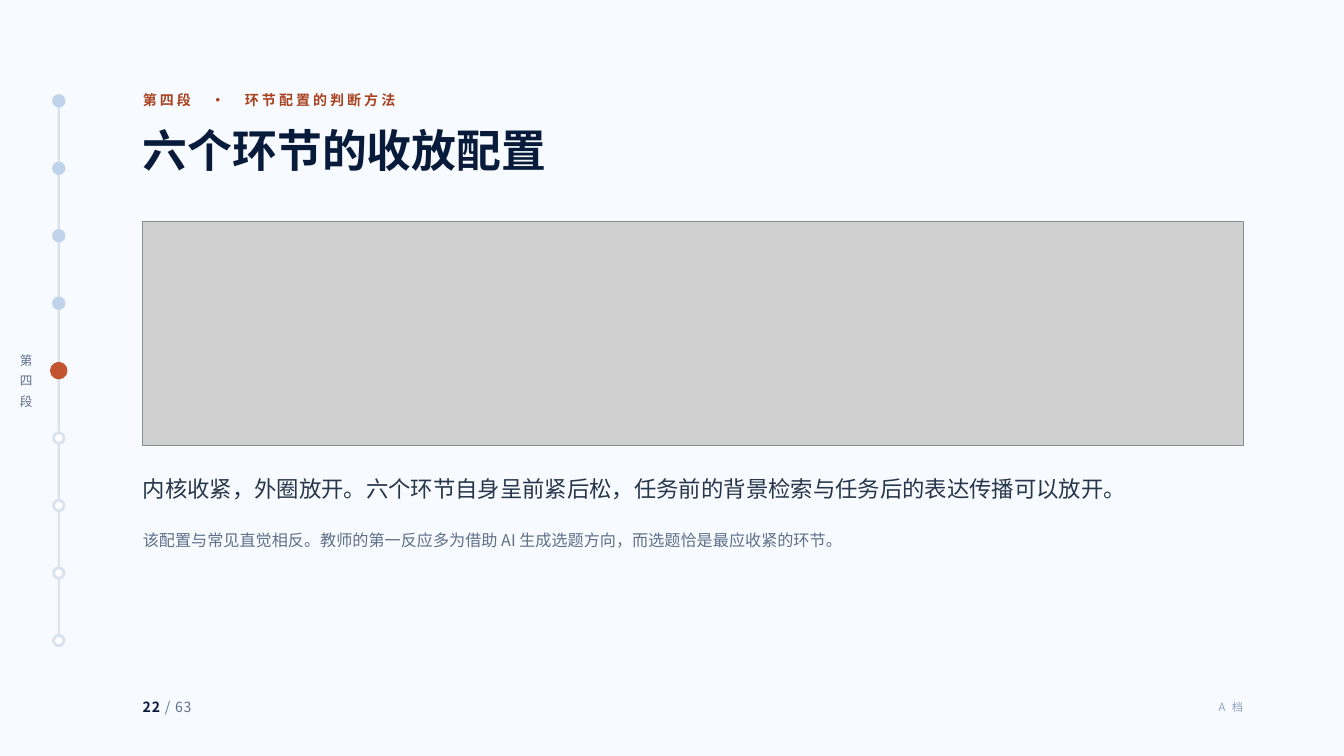
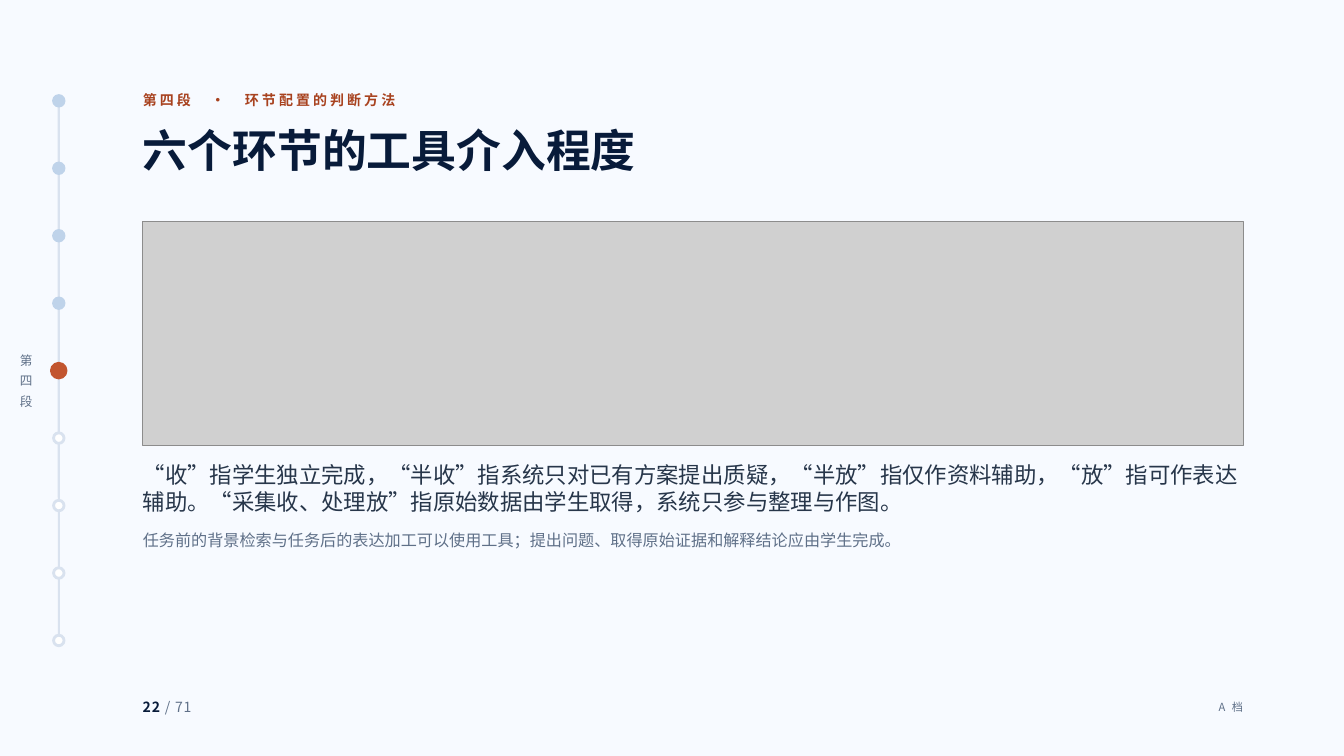
Before and after one commit to tonyxinvip/slides, a slide deck: slide 22 of comprehensive-practice-ai/做中学与综合实践活动.pptx. Drawn at 1344x756 pixels with LibreOffice and Linux fonts; fonts in the diff are those of the drawing; grey boxes stand for pictures. Boxes give left, top, right and bottom in pixels: in the first picture for what was removed or moved away, otherwise in the second. Text is boxed around its words. In the diff, an @@ line names an element or a change of style, - is before the commit and + after.

```diff
--- a/comprehensive-practice-ai/做中学与综合实践活动.pptx
+++ b/comprehensive-practice-ai/做中学与综合实践活动.pptx
@@ text at bbox=[143, 128, 636, 171]: text changed @@
-六个环节的收放配置
+六个环节的工具介入程度
@@ text at bbox=[143, 464, 1238, 512]: text changed @@
-内核收紧，外圈放开。六个环节自身呈前紧后松，任务前的背景检索与任务后的表达传播可以放开。
+“收”指学生独立完成，“半收”指系统只对已有方案提出质疑，“半放”指仅作资料辅助，“放”指可作表达辅助。“采集收、处理放”指原始数据由学生取得，系统只参与整理与作图。
@@ text at bbox=[143, 532, 901, 549]: text changed @@
-该配置与常见直觉相反。教师的第一反应多为借助 AI 生成选题方向，而选题恰是最应收紧的环节。
+任务前的背景检索与任务后的表达加工可以使用工具；提出问题、取得原始证据和解释结论应由学生完成。
@@ text at bbox=[143, 701, 191, 712]: text changed @@
-22 / 63
+22 / 71
@@ text "A 档" at bbox=[1219, 702, 1243, 712]: text colour #8FA3BE to #5F7088 @@
```
Also in this commit, not shown: 62 other slides changed, 8 slides added, 20 other files.
